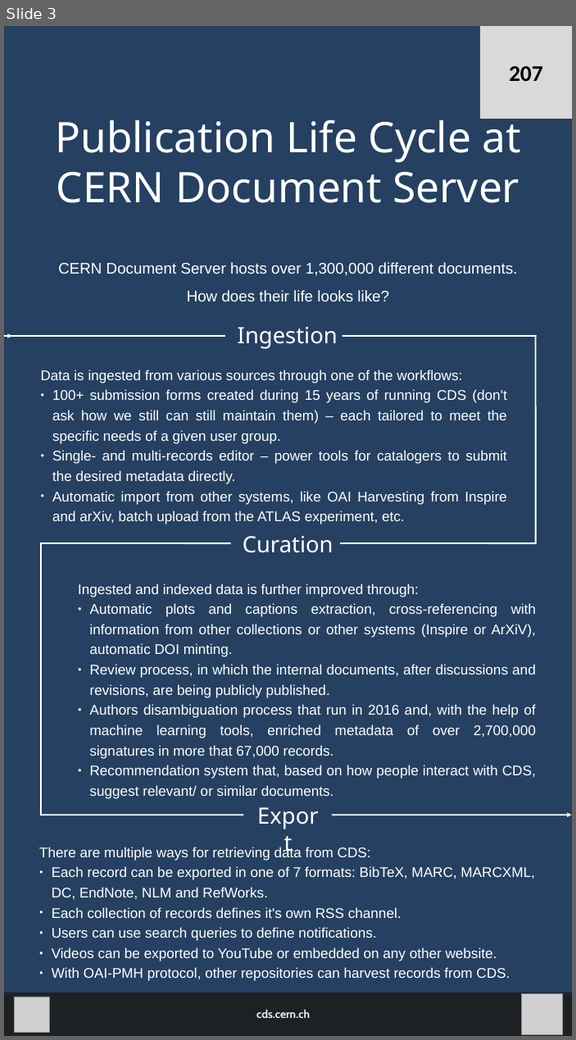
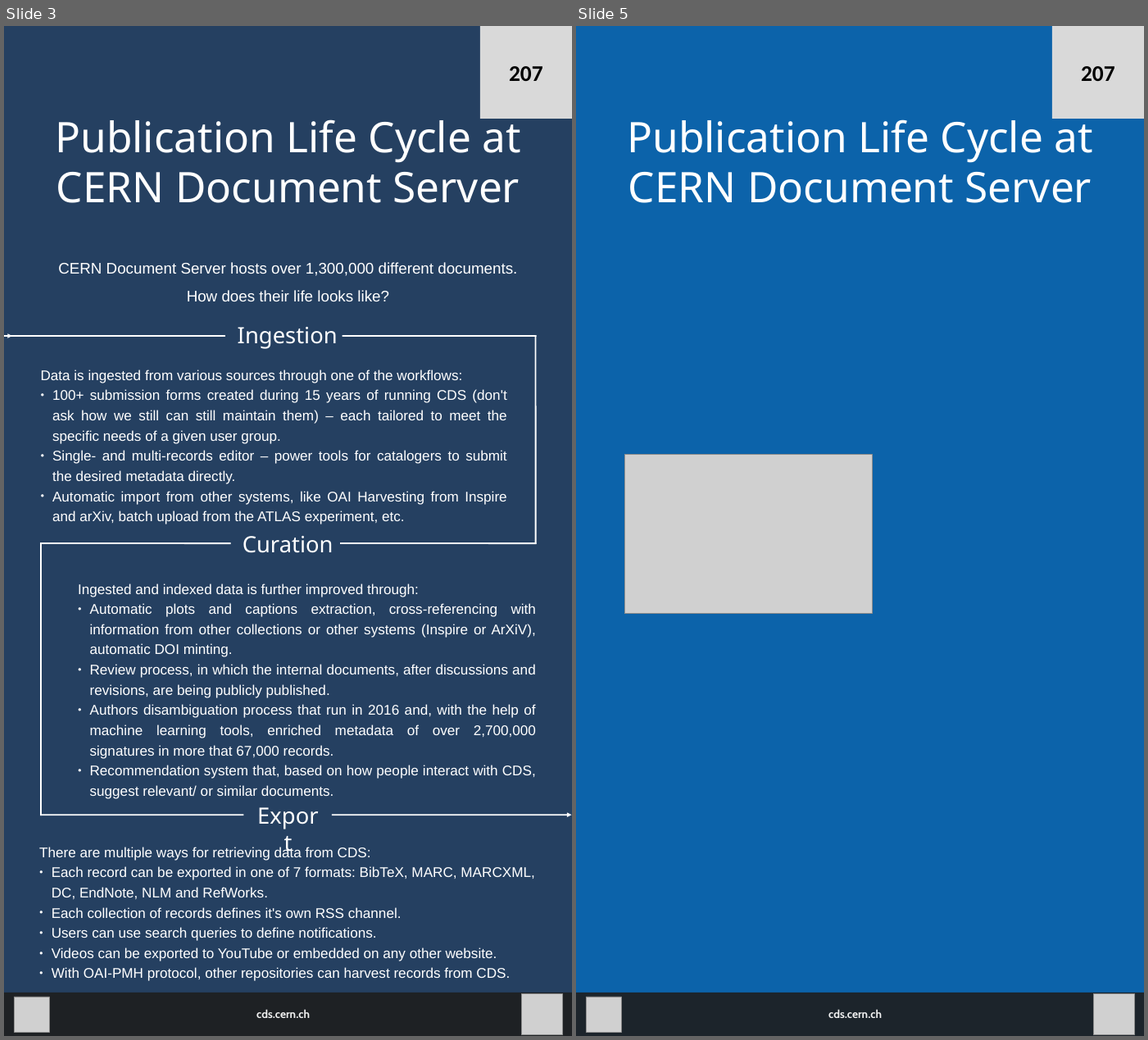
Before and after one commit to switowski/posters2017, a slide deck: OR 2017 poster.odp. Shown side by side, each under a label of ours: slide 3 before the commit, slides 3 and 5 after it; the slides between them are not shown. The pictures are 576x1040 and 1148x1040 pixels, drawn with LibreOffice and Linux fonts; fonts in the diff are those of the drawing; grey boxes stand for pictures. Boxes give left, top, right and bottom in pixels: in the first picture for what was removed or moved away, otherwise in the second. Text is boxed around its words. In the diff, an @@ line names an element or a change of style, - is before the commit and + after.

```diff
--- a/OR 2017 poster.odp
+++ b/OR 2017 poster.odp
@@ slide 5 added at (576,26,1144,1036), background #0C63AA @@
@@ rectangle added at (1052,26,1144,119), fill #D9D9D9, 32 pt, text #000000, bold @@
+207
@@ text added at (627,113,1093,203), 60 pt, text #FFFFFF @@
+Publication Life Cycle at CERN Document Server
@@ picture added at (624,454,872,613) @@
@@ rectangle added at (576,993,1144,1036), fill #1E1E1E at 90% opacity @@
@@ picture added at (586,997,621,1032) @@
@@ text added at (829,1009,882,1018), 16 pt, text #F2F2F2, bold @@
+cds.cern.ch
@@ picture added at (1093,994,1135,1035) @@
```
Also in this commit, not shown: 3 other slides added, 3 other files.
